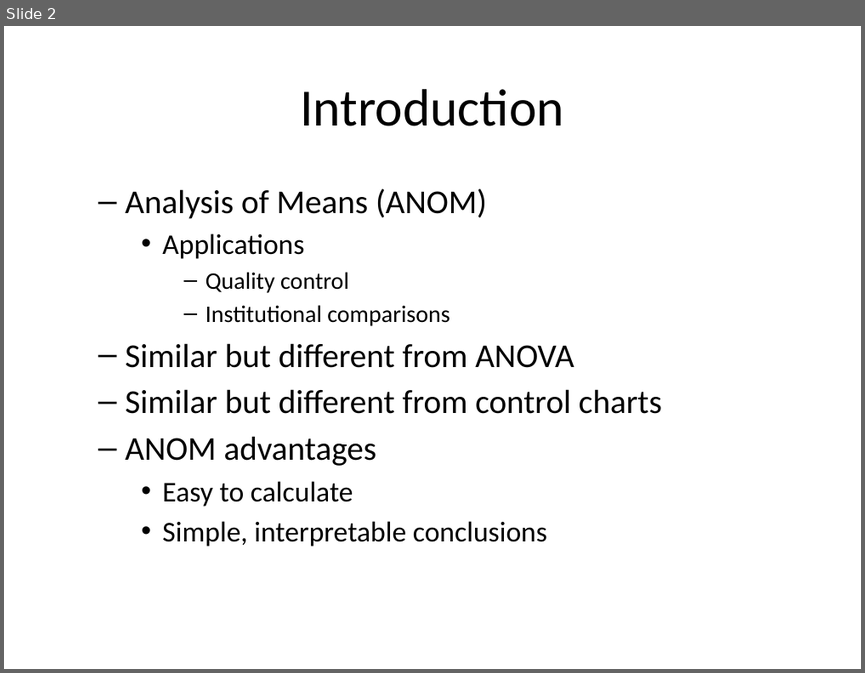
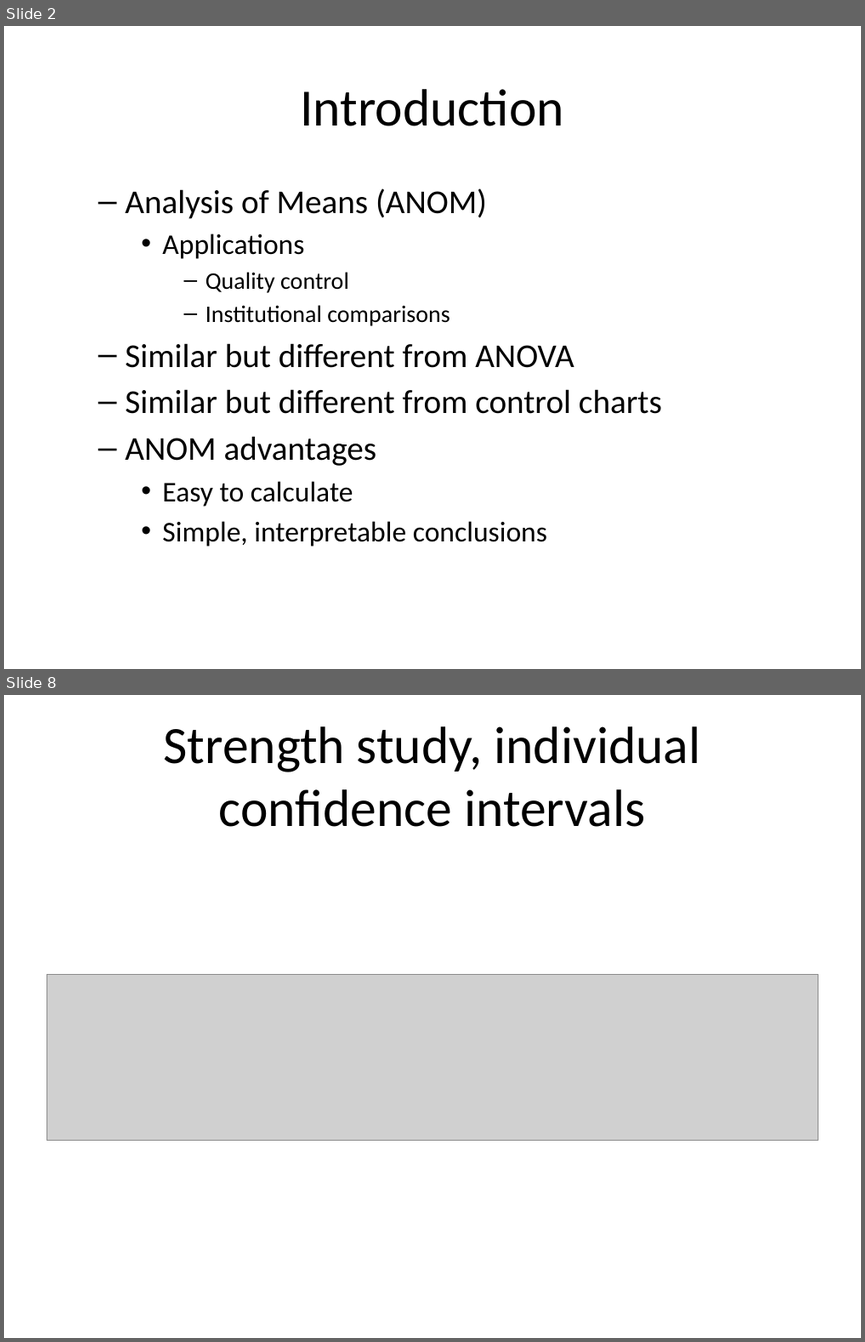
Before and after one commit to pmean/papers-and-presentations, a slide deck: anom/anom-talk.pptx. Shown one above the other, each under a label of ours: slide 2 before the commit, slides 2 and 8 after it; the slides between them are not shown. The pictures are 865x673 and 865x1342 pixels, drawn with LibreOffice and Linux fonts; fonts in the diff are those of the drawing; grey boxes stand for pictures. Boxes give left, top, right and bottom in pixels: in the first picture for what was removed or moved away, otherwise in the second. Text is boxed around its words. In the diff, an @@ line names an element or a change of style, - is before the commit and + after.

Commit message:
Added piston ring images to anom-talk

```diff
--- a/anom/anom-talk.pptx
+++ b/anom/anom-talk.pptx
@@ slide 8 added at <box>4,695,861,1338</box>, background #FFFFFF @@
@@ title added at <box>163,726,700,827</box>, 44 pt, text #000000 @@
+Strength study, individual confidence intervals
@@ picture added at <box>46,975,818,1140</box> @@
```
Also in this commit, not shown: 2 slides changed, 6 other slides added, 3 slides removed, 9 other files.
